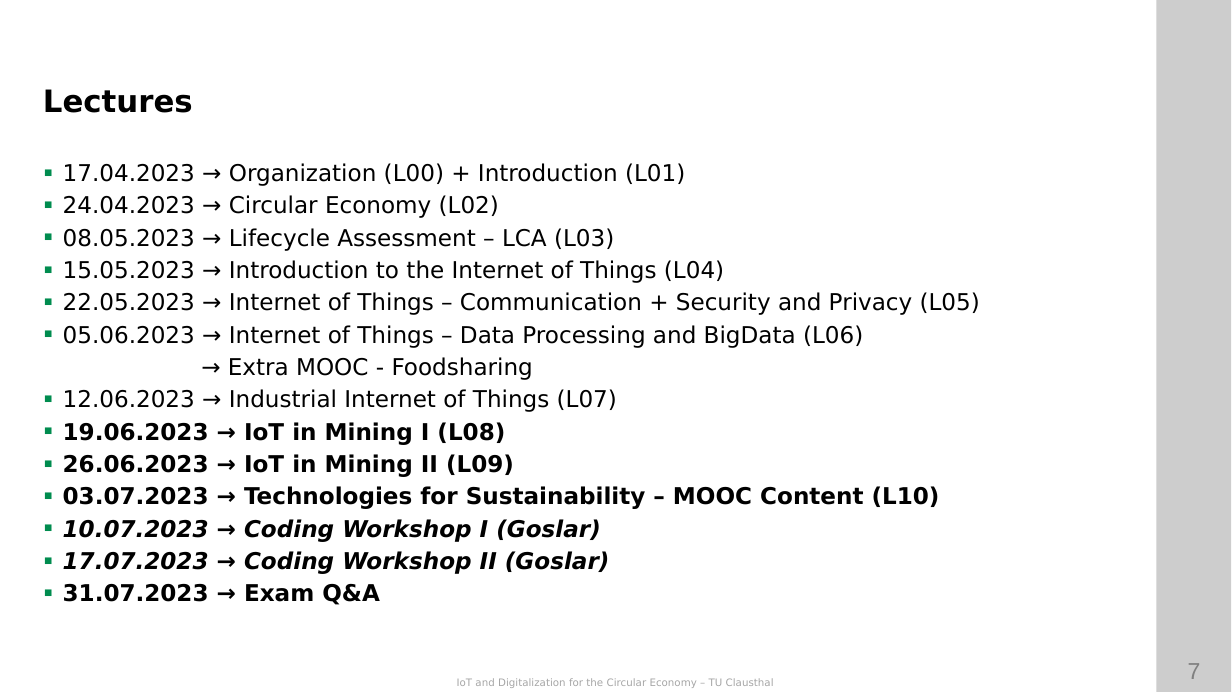
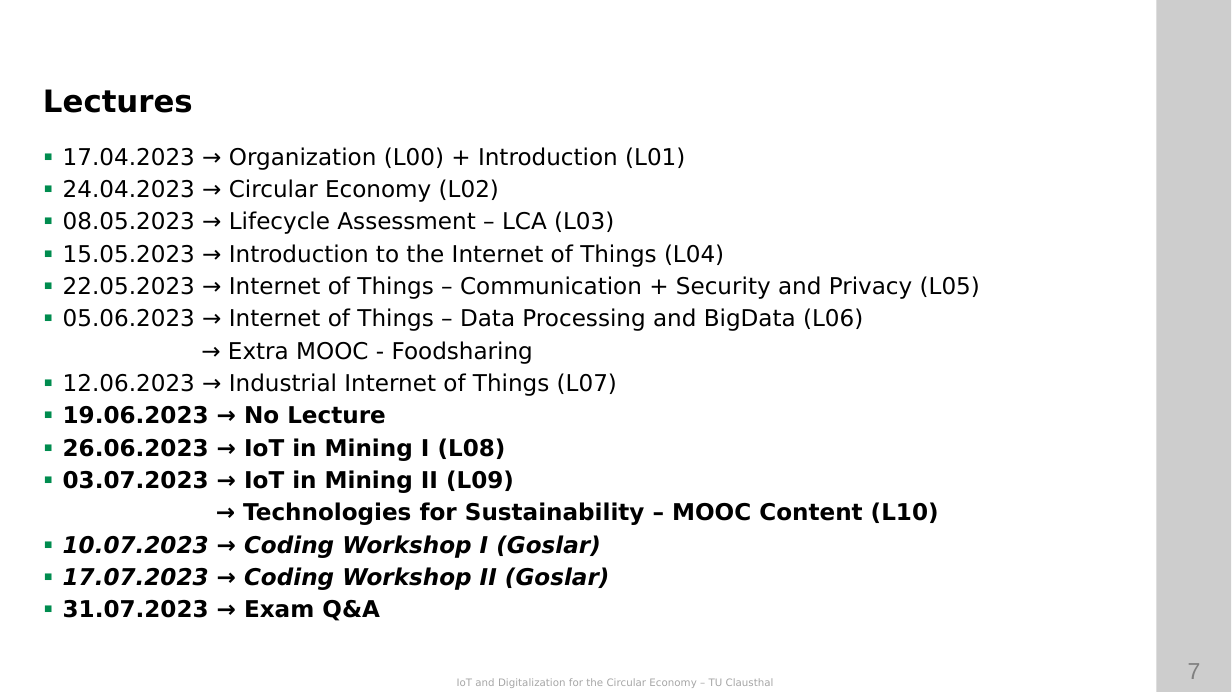
Before and after one commit to ETCE-LAB/teaching-material, a slide deck: slide 7 of IoT-and-Digitalization-for-the-Circular-Economy/IoT-CE-L00-Organization.pptx. Drawn at 1232x693 pixels with LibreOffice and Linux fonts; fonts in the diff are those of the drawing; background and template pictures are left out. Boxes give left, top, right and bottom in pixels: in the first picture for what was removed or moved away, otherwise in the second. Text is boxed around its words. In the diff, an @@ line names an element or a change of style, - is before the commit and + after.

```diff
--- a/IoT-and-Digitalization-for-the-Circular-Economy/IoT-CE-L00-Organization.pptx
+++ b/IoT-and-Digitalization-for-the-Circular-Economy/IoT-CE-L00-Organization.pptx
@@ text at (63, 406, 939, 525): text changed @@
-▪ 19.06.2023 → IoT in Mining I (L08)
-▪ 26.06.2023 → IoT in Mining II (L09)
-▪ 03.07.2023 → Technologies for Sustainability – MOOC Content (L10)
+▪ 19.06.2023 → No Lecture
+▪ 26.06.2023 → IoT in Mining I (L08)
+▪ 03.07.2023 → IoT in Mining II (L09)
+→ Technologies for Sustainability – MOOC Content (L10)
```
Also in this commit, not shown: 1 other slide changed, 3 other files.
